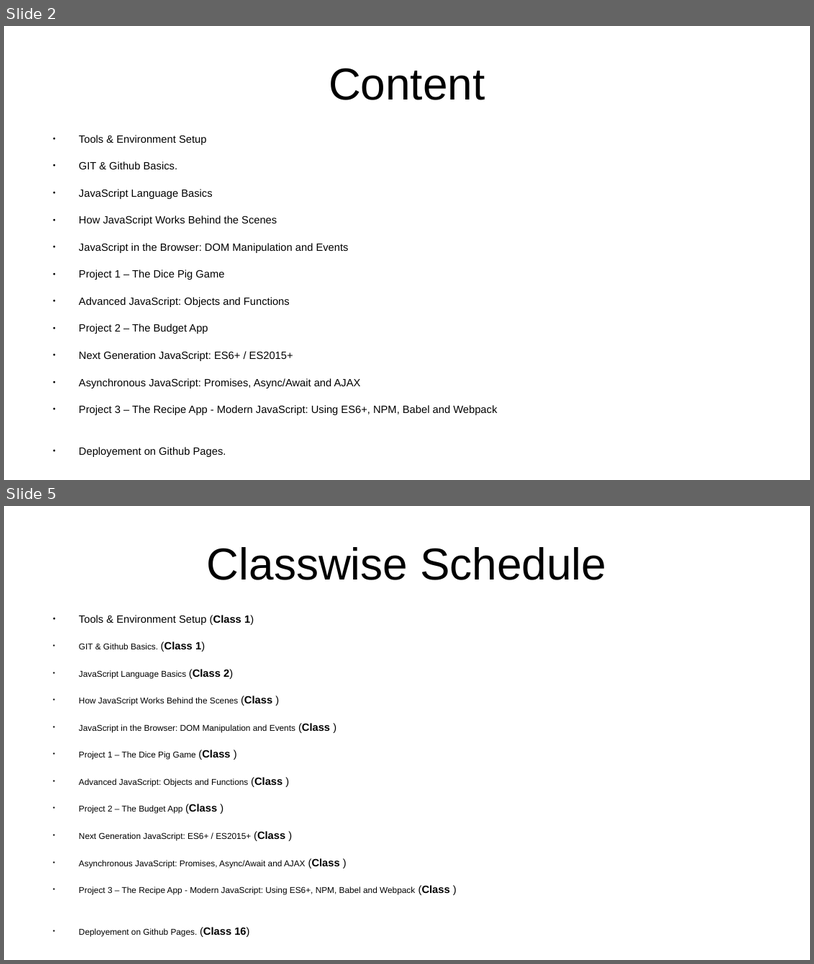
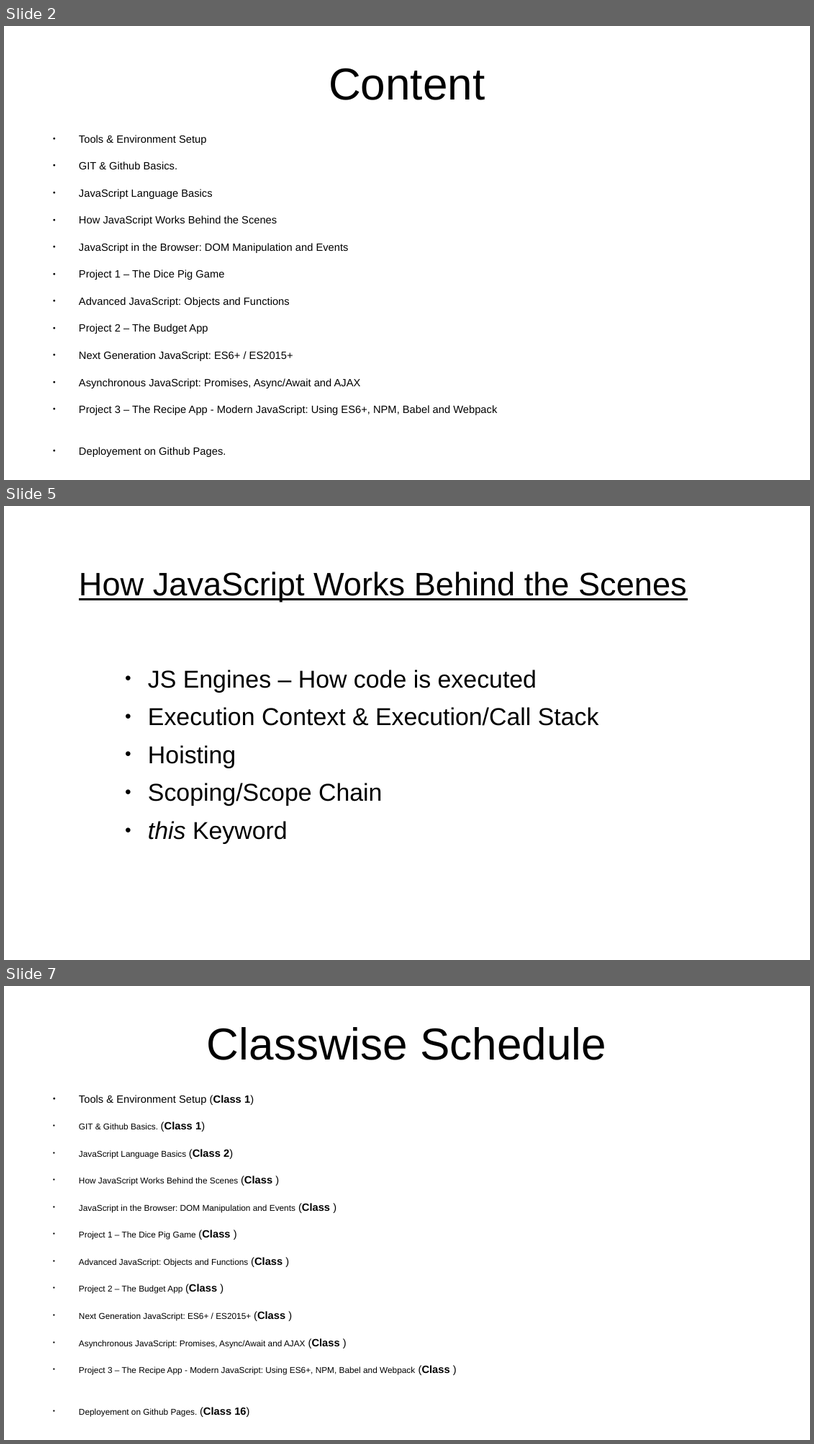
Before and after one commit to rajeshchauhan23102008/documents, a slide deck: src/courses/Javascript - No Theme.odp. Shown one above the other, each under a label of ours: slides 2 and 5 before the commit, slides 2, 5 and 7 after it; the slides between them are not shown. The pictures are 814x964 and 814x1444 pixels, drawn with LibreOffice and Linux fonts; fonts in the diff are those of the drawing. Boxes give left, top, right and bottom in pixels: in the first picture for what was removed or moved away, otherwise in the second. Text is boxed around its words. In the diff, an @@ line names an element or a change of style, - is before the commit and + after.

```diff
--- a/src/courses/Javascript - No Theme.odp
+++ b/src/courses/Javascript - No Theme.odp
@@ slide 5 added at box(4, 506, 810, 960), background #FFFFFF @@
@@ text added at box(79, 572, 687, 839), 24 pt, text #000000 @@
+How JavaScript Works Behind the Scenes
+    ● JS Engines – How code is executed
+    ● Execution Context & Execution/Call Stack
+    ● Hoisting
+    ● Scoping/Scope Chain
+    ● this Keyword
@@ what was slide 5 is now slide 7 @@
```
Also in this commit, not shown: 4 slides changed, 5 other slides added, 6 other files.
